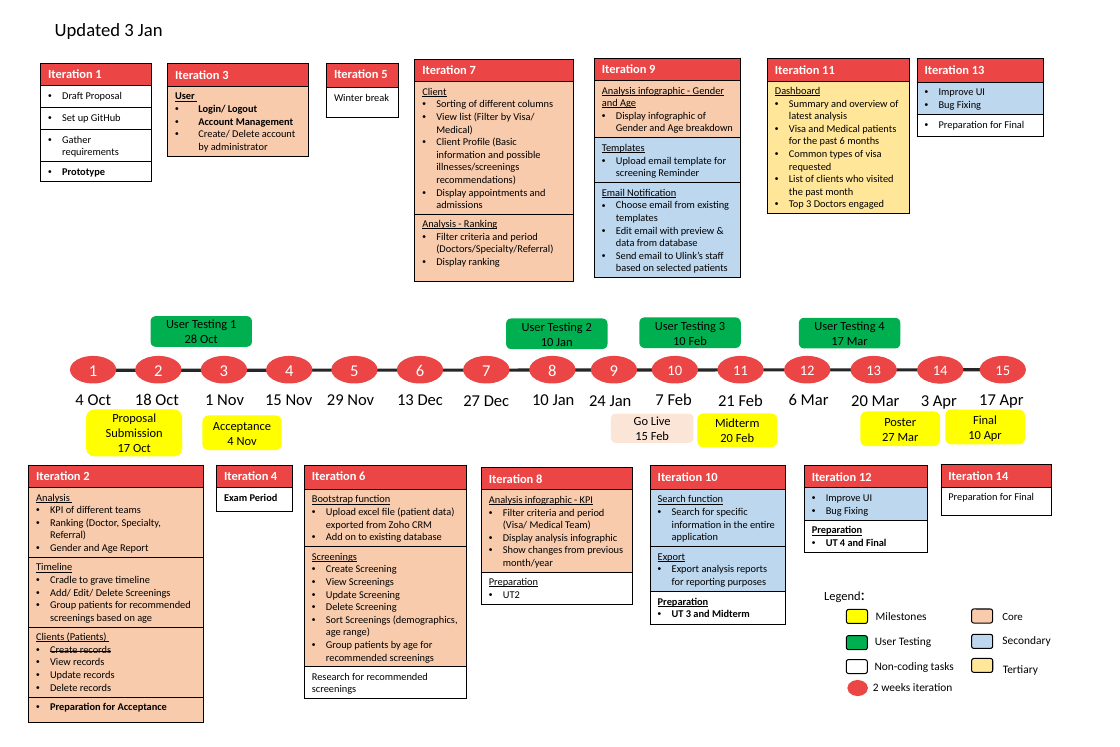
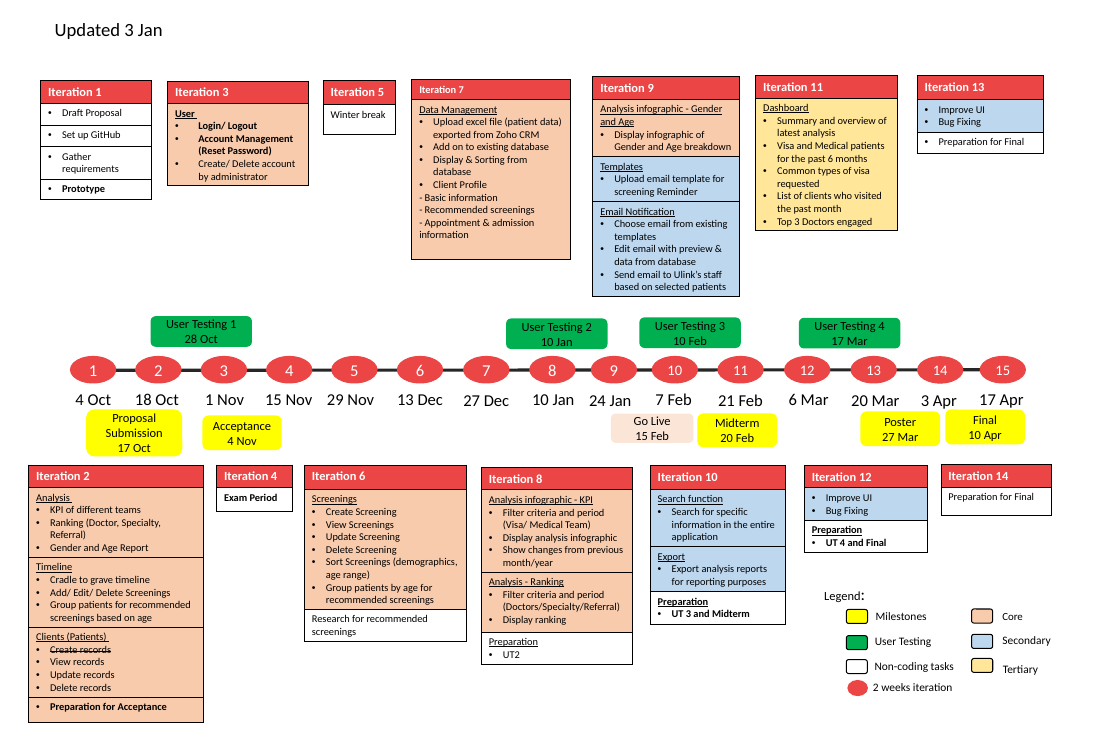
Before and after one commit to seankwok/Ulink, a slide deck: slide 1 of Documentation/Wiki Documents/4. PROJECT MANAGEMENT/Timeline/Timeline iterations edit.pptx. Drawn at 1120x747 pixels with LibreOffice and Linux fonts; fonts in the diff are those of the drawing. Boxes give left, top, right and bottom in pixels: in the first picture for what was removed or moved away, otherwise in the second. Text is boxed around its words. In the diff, an @@ line names an element or a change of style, - is before the commit and + after.

```diff
--- a/Documentation/Wiki Documents/4. PROJECT MANAGEMENT/Timeline/Timeline iterations edit.pptx
+++ b/Documentation/Wiki Documents/4. PROJECT MANAGEMENT/Timeline/Timeline iterations edit.pptx
@@ table: place and size @@
-table at <box>41,63,152,181</box>
+table at <box>41,81,152,199</box>
@@ table at <box>167,81,308,186</box> @@
-row 2, column 1: User / Login/ Logout / Account Management / Create/ Delete account by administrator
+row 2, column 1: User / Login/ Logout / Account Management (Reset Password) / Create/ Delete account by administrator
@@ table: place and size @@
-table at <box>167,64,308,156</box>
+table at <box>167,81,308,186</box>
@@ table: place and size @@
-table at <box>326,63,398,117</box>
+table at <box>323,81,395,134</box>
@@ table at <box>411,79,570,259</box> @@
-row 2: Client / Sorting of different columns / View list (Filter by Visa/ Medical) / Client Profile (Basic information and possible illnesses/screenings recommendations) / Display appointments and admissions
-row 3: Analysis - Ranking / Filter criteria and period (Doctors/Specialty/Referral) / Display ranking
+row 2: Data Management / Upload excel file (patient data) exported from Zoho CRM / Add on to existing database / Display & Sorting from database / Client Profile / - Basic information / - Recommended screenings / - Appointment & admission information
@@ table: place and size @@
-table at <box>415,59,574,281</box>
+table at <box>411,79,570,259</box>
@@ table: place and size @@
-table at <box>594,58,741,290</box>
+table at <box>593,77,739,308</box>
@@ table: place and size @@
-table at <box>768,58,909,213</box>
+table at <box>756,75,897,231</box>
@@ table: place and size @@
-table at <box>917,58,1043,136</box>
+table at <box>917,75,1043,153</box>
@@ table at <box>305,465,466,641</box> @@
-row 2: Bootstrap function / Upload excel file (patient data) exported from Zoho CRM / Add on to existing database
@@ table at <box>482,467,632,665</box> @@
+row 3: Analysis - Ranking / Filter criteria and period (Doctors/Specialty/Referral) / Display ranking
```
Also in this commit, not shown: 4 other files.
